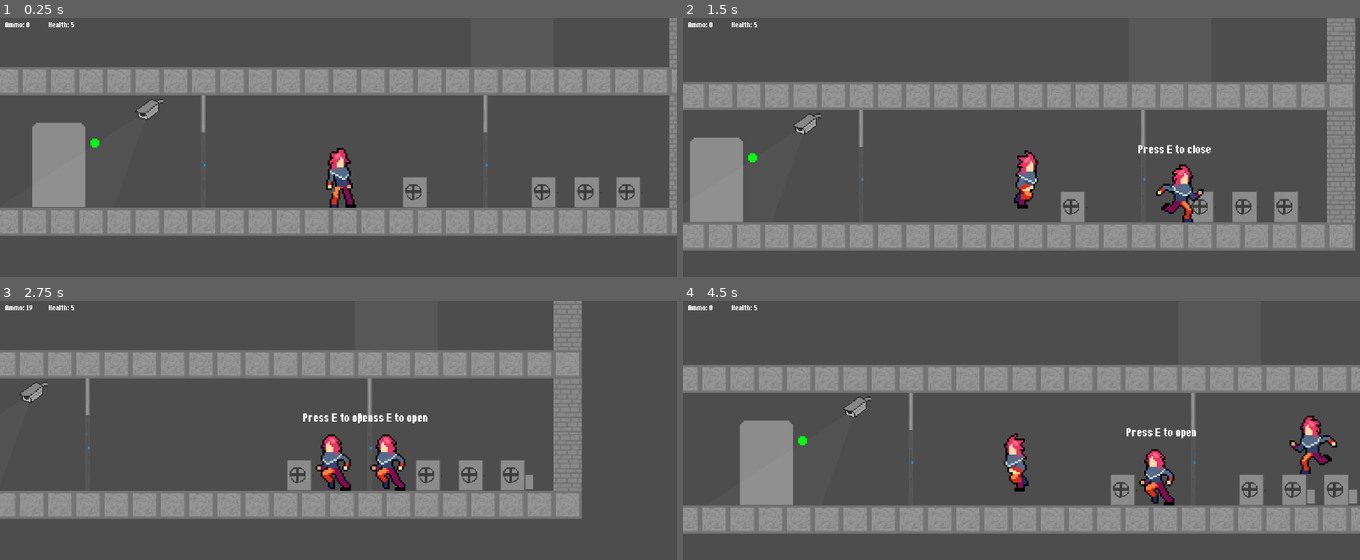
Above: before the commit, frames 1-4 (two rows, left to right).
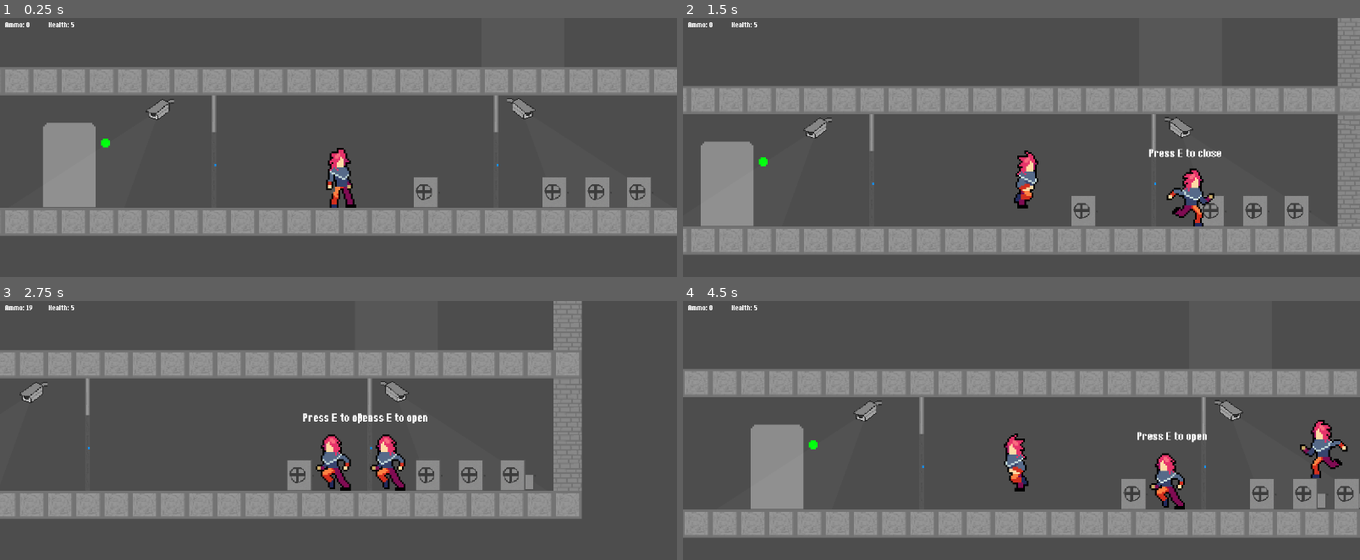
Above: after the commit, the same moments.

Repository: sppmacd/everything-has-to-end
Game: Godot game, scene res://main.tscn
Same seed, same stepped clock (60 frames per second), same inputs: the game is played once before the commit and once after it.
Inputs (mouse positions are in pixels of both pictures, inside the frame that each line leads up to):
- Up to frame 1 (0.25 s): no input
- Up to frame 2 (1.5 s): tap Enter at 0.5 s; move the mouse to (1170, 188) at 0.52 s; hold D from 0.53 s (still down); tap E at 0.6, 1.25 s; click (1170, 188) at 0.67 s; tap Space at 0.77 s; move the mouse to (886, 227) at 1.27 s; tap R at 1.35 s
- Up to frame 3 (2.75 s): tap Space at 1.52 s; tap E at 2, 2.1 s; move the mouse to (406, 407) at 2.02 s; release D at 2.03 s; hold A from 2.03 s (still down)
- Up to frame 4 (4.5 s): tap E at 2.75, 3.5, 3.6, 4.25 s; move the mouse to (outside the picture) at 2.77 s; release A at 2.78 s; hold D 2.78-4.28 s; tap R at 2.85, 4.35 s; click (outside the picture) at 2.92 s; tap Space at 3.02, 3.77 s; move the mouse to (1224, 547) at 3.52 s; move the mouse to (818, 433) at 4.27 s; hold A from 4.28 s (still down)

The runs differ from the first frame. In frame 1, 8.2% of the frame differs, in the area x 0-100%, y 0-84%; in frame 2, 18%, in the area x 0-100%, y 0-92%; in frame 3, 0.2%; in frame 4, 17%.

Commit message:
More content for level2

Diff:
--- a/entities/corridor_door.tscn
+++ b/entities/corridor_door.tscn
@@ -4,11 +4,11 @@
 [ext_resource type="Script" uid="uid://cv2jybq343doc" path="res://entities/corridor_door.gd" id="2_40rqu"]
 
 [sub_resource type="RectangleShape2D" id="RectangleShape2D_hu5o5"]
-size = Vector2(20, 157)
+size = Vector2(20, 124)
 
 [node name="DoorBase" instance=ExtResource("1_hu5o5")]
 script = ExtResource("2_40rqu")
 
 [node name="CollisionShape2D" type="CollisionShape2D" parent="." index="0"]
-position = Vector2(0, -80.5)
+position = Vector2(0, -64)
 shape = SubResource("RectangleShape2D_hu5o5")
--- a/levels/level2.tscn
+++ b/levels/level2.tscn
@@ -17,8 +17,10 @@
 1:0/0 = 0
 2:0/0 = 0
 3:0/0 = 0
+3:0/0/physics_layer_0/polygon_0/points = PackedVector2Array(-16, -16, 2.2304153, -16, 1.5931549, 16, -3.5049362, 16, -2.8676758, -16)
 4:0/0 = 0
 5:0/0 = 0
+5:0/0/physics_layer_0/polygon_0/points = PackedVector2Array(-16, -16, 2.2304153, -16, 2.8676796, -5.4167233, -2.2304134, -5.098091, -2.8676758, -16)
 6:0/0 = 0
 7:0/0 = 0
 8:0/0 = 0
@@ -44,6 +46,7 @@
 
 [sub_resource type="TileSet" id="TileSet_py88r"]
 tile_size = Vector2i(32, 32)
+physics_layer_0/collision_layer = 1
 sources/0 = SubResource("TileSetAtlasSource_qyb5k")
 
 [sub_resource type="RectangleShape2D" id="RectangleShape2D_g1dg4"]
@@ -59,7 +62,7 @@
 script = ExtResource("2_76ugp")
 
 [node name="SpawnPoint" parent="." index="0"]
-position = Vector2(425, 92)
+position = Vector2(413, 87)
 
 [node name="Floor0" type="Node2D" parent="." index="1"]
 
@@ -69,19 +72,25 @@
 [node name="Chest2" parent="Floor0" index="1" instance=ExtResource("3_55gdq")]
 position = Vector2(498, 135)
 
-[node name="Chest3" parent="Floor0" index="2" instance=ExtResource("3_55gdq")]
+[node name="Chest5" parent="Floor0" index="2" instance=ExtResource("3_55gdq")]
+position = Vector2(-575, -26)
+
+[node name="Chest6" parent="Floor0" index="3" instance=ExtResource("3_55gdq")]
+position = Vector2(-574, -66)
+
+[node name="Chest3" parent="Floor0" index="4" instance=ExtResource("3_55gdq")]
 position = Vector2(644, 135)
 
-[node name="Chest4" parent="Floor0" index="3" instance=ExtResource("3_55gdq")]
+[node name="Chest4" parent="Floor0" index="5" instance=ExtResource("3_55gdq")]
 position = Vector2(693, 135)
 
-[node name="Stairs_up" parent="Floor0" index="4" instance=ExtResource("2_p1d34")]
+[node name="Stairs_up" parent="Floor0" index="6" instance=ExtResource("2_p1d34")]
 position = Vector2(-492, 128)
 
 [node name="Target" type="Marker2D" parent="Floor0/Stairs_up" index="2"]
-position = Vector2(-11, -177)
-
-[node name="TileMapLayer" type="TileMapLayer" parent="Floor0" index="5"]
+position = Vector2(12, -176)
+
+[node name="TileMapLayer" type="TileMapLayer" parent="Floor0" index="7"]
 texture_filter = 1
 tile_map_data = PackedByteArray("AADt/wQAAAACAAAAAADu/wQAAAACAAAAAADv/wQAAAACAAAAAADw/wQAAAACAAAAAADx/wQAAAACAAAAAADy/w …(1024 unchanged characters)…
 tile_set = SubResource("TileSet_py88r")
@@ -116,25 +125,37 @@
 position = Vector2(-400.5, 21)
 shape = SubResource("RectangleShape2D_qyb5k")
 
-[node name="Door" parent="Floor0" index="6" instance=ExtResource("4_py88r")]
+[node name="Door" parent="Floor0" index="8" instance=ExtResource("4_py88r")]
 position = Vector2(108, 127)
 required_key = "lvl2_floor0_upstairs"
 
-[node name="CorridorDoor4" parent="Floor0" index="7" instance=ExtResource("5_g1dg4")]
+[node name="CorridorDoor4" parent="Floor0" index="9" instance=ExtResource("5_g1dg4")]
+visible = false
 position = Vector2(-400, 127)
 required_key = "lvl2_floor0_upstairs"
 
-[node name="CorridorDoor3" parent="Floor0" index="8" instance=ExtResource("5_g1dg4")]
+[node name="CorridorDoor3" parent="Floor0" index="10" instance=ExtResource("5_g1dg4")]
 position = Vector2(-49, 127)
 
-[node name="CorridorDoor" parent="Floor0" index="9" instance=ExtResource("5_g1dg4")]
+[node name="CorridorDoor" parent="Floor0" index="11" instance=ExtResource("5_g1dg4")]
 position = Vector2(272, 127)
 
-[node name="CorridorDoor2" parent="Floor0" index="10" instance=ExtResource("5_g1dg4")]
+[node name="CorridorDoor2" parent="Floor0" index="12" instance=ExtResource("5_g1dg4")]
 position = Vector2(592, 127)
 
-[node name="Camera" parent="Floor0" index="11" instance=ExtResource("6_s1bpp")]
+[node name="Camera" parent="Floor0" index="13" instance=ExtResource("6_s1bpp")]
 position = Vector2(210, 16)
+
+[node name="Camera3" parent="Floor0" index="14" instance=ExtResource("6_s1bpp")]
+position = Vector2(-194, -145)
+
+[node name="Camera2" parent="Floor0" index="15" instance=ExtResource("6_s1bpp")]
+position = Vector2(620, 15)
+scale = Vector2(-1, 1)
+
+[node name="Camera4" parent="Floor0" index="16" instance=ExtResource("6_s1bpp")]
+position = Vector2(-369, -144)
+scale = Vector2(-1, 1)
 
 [node name="Floor1" type="Node2D" parent="." index="2"]
 position = Vector2(0, -271)
@@ -148,7 +169,7 @@
 [node name="TileMapLayer" type="TileMapLayer" parent="Floor1" index="1"]
 texture_filter = 1
 position = Vector2(0, 111)
-tile_map_data = PackedByteArray("AADt/wQAAAACAAAAAADu/wQAAAA …(783 unchanged characters)… ABAAAAAADt/wEAAAABAAAAAADt/wAAAAABAAAAAAA=")
+tile_map_data = PackedByteArray("AADt/wQAAAACAAAAAADu/wQAAAA …(783 unchanged characters)… ABAAAAAADt/wEAAAABAAAAAADt/wAAAAABAAAAAADz/wMAAAAGAAAAAADz/wEAAAAFAAAAAADz/wIAAAAEAAAAAADz/wAAAAADAAAAAAD9/wAAAAADAAAAAAD9/wIAAAAEAAAAAAD9/wEAAAAFAAAAAAD9/wMAAAAGAAAAAAA=")
 tile_set = SubResource("TileSet_py88r")
 
 [node name="StaticBody2D" type="StaticBody2D" parent="Floor1/TileMapLayer" index="0"]
@@ -164,6 +185,17 @@
 [node name="CollisionShape2D3" type="CollisionShape2D" parent="Floor1/TileMapLayer/StaticBody2D" index="2"]
 position = Vector2(816, 64)
 shape = SubResource("RectangleShape2D_s1bpp")
+
+[node name="CorridorDoor5" parent="Floor1" index="2" instance=ExtResource("5_g1dg4")]
+position = Vector2(-400, 241)
+
+[node name="CorridorDoor6" parent="Floor1" index="3" instance=ExtResource("5_g1dg4")]
+position = Vector2(-81, 241)
+required_key = "lvl2_floor0_upstairs"
+
+[node name="Door2" parent="Floor1" index="4" instance=ExtResource("4_py88r")]
+position = Vector2(-281, 239)
+required_key = "lvl2_floor0_upstairs"
 
 [node name="Floor2" type="Node2D" parent="." index="3"]
 position = Vector2(0, -533)
@@ -194,6 +226,10 @@
 position = Vector2(816, 64)
 shape = SubResource("RectangleShape2D_s1bpp")
 
+[node name="Door3" parent="Floor2" index="2" instance=ExtResource("4_py88r")]
+position = Vector2(623, 341)
+required_key = "lvl2_floor0_upstairs"
+
 [node name="Floor3" type="Node2D" parent="." index="4"]
 position = Vector2(0, -780)
 
